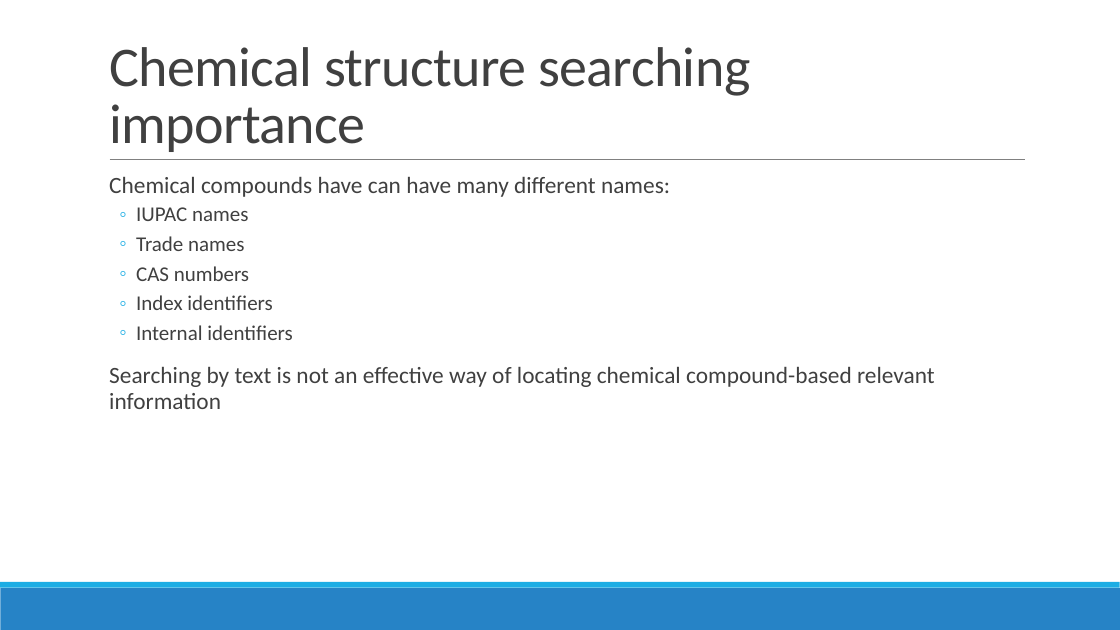
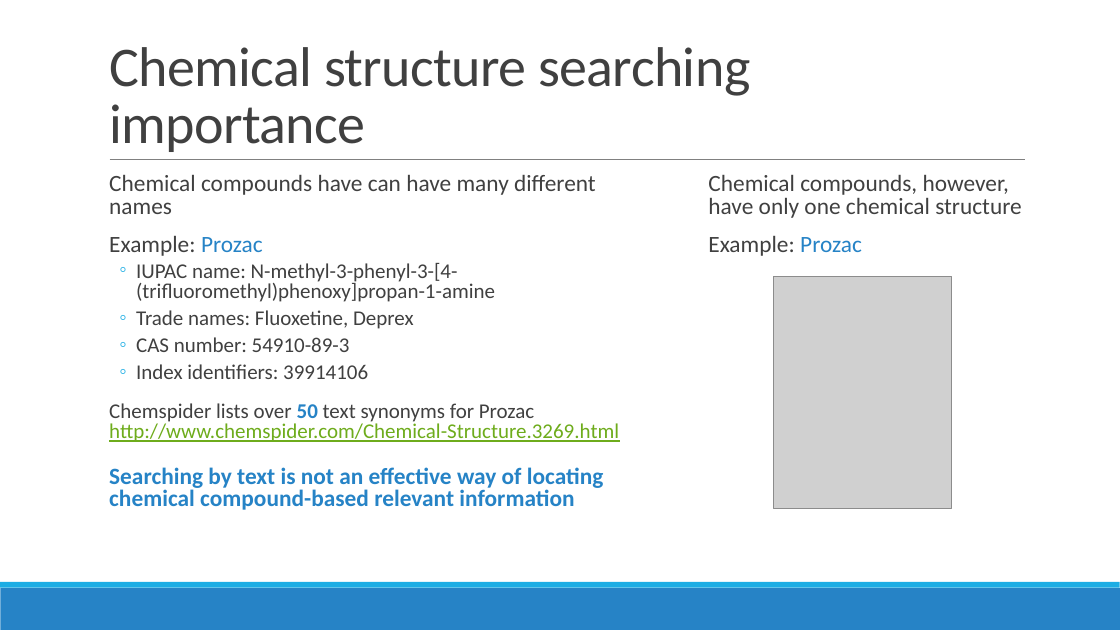
Before and after one commit to jvaneikeren/ChemicalStructureSearchingDemo, a slide deck: slide 5 of Presentation.pptx. Drawn at 1120x630 pixels with LibreOffice and Linux fonts; fonts in the diff are those of the drawing; grey boxes stand for pictures. Boxes give left, top, right and bottom in pixels: in the first picture for what was removed or moved away, otherwise in the second. Text is boxed around its words. In the diff, an @@ line names an element or a change of style, - is before the commit and + after.

Commit message:
Updated indexing implementation

```diff
--- a/Presentation.pptx
+++ b/Presentation.pptx
@@ text at (109,175,619,442): text changed @@
-  Chemical compounds have can have many different names:
-  ◦ IUPAC names
-  ◦ Trade names
-  ◦ CAS numbers
-  ◦ Index identifiers
-  ◦ Internal identifiers
+  Chemical compounds have can have many different names
+  Example: Prozac
+  ◦ IUPAC name: N-methyl-3-phenyl-3-[4-(trifluoromethyl)phenoxy]propan-1-amine
+  ◦ Trade names: Fluoxetine, Deprex
+  ◦ CAS number: 54910-89-3
+  ◦ Index identifiers: 39914106
+    Chemspider lists over 50 text synonyms for Prozac http://www.chemspider.com/Chemical-Structure.3269.html
@@ text added at (708,175,1022,256), 20 pt, text #404040 @@
+  Chemical compounds, however, have only one chemical structure
+  Example: Prozac
@@ picture added at (774,276,952,509) @@
@@ text at (109,467,604,510): text colour #404040 to #2683C6, bold on in "Searching by text is not an effective ..."; line spacing 0.9 to 0.8; more space between paragraphs @@
```
Also in this commit, not shown: 4 other slides changed, 1 slide added, 1 slide removed, 13 other files.
